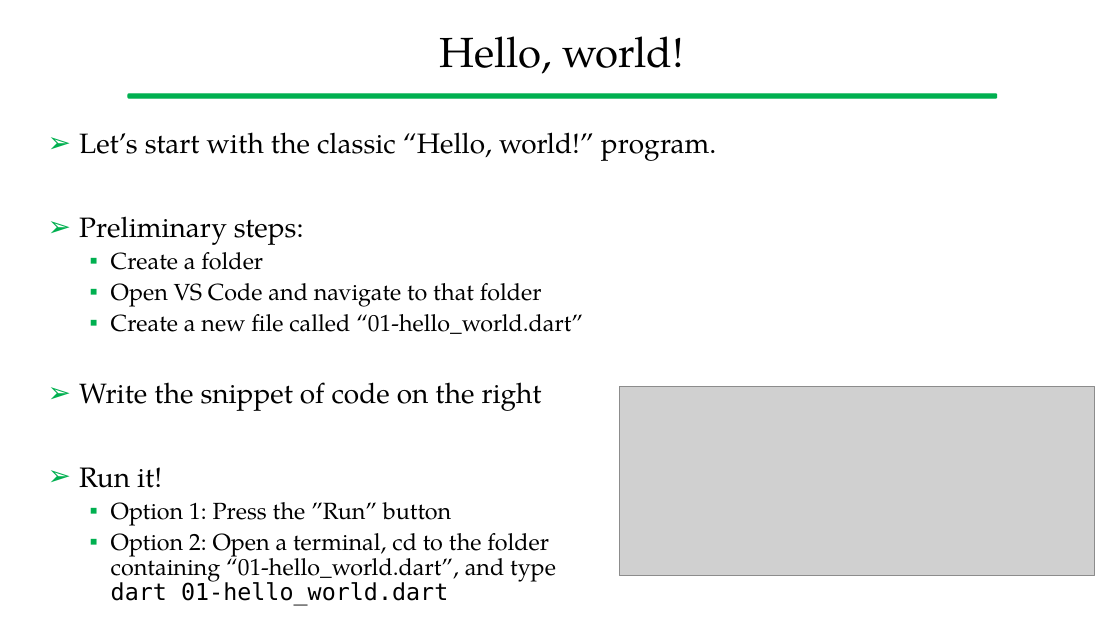
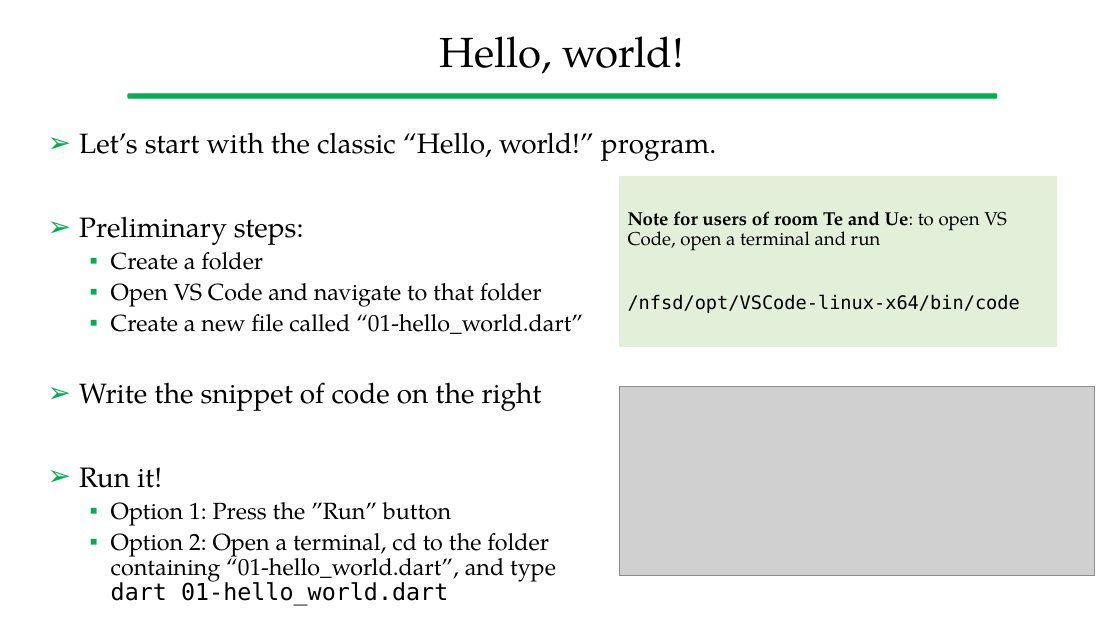
Before and after one commit to gcappon/bwthw, a slide deck: slide 7 of lab_02-dart_101_part_1/lab_02-dart_101_part_1.pptx (slide 6 before the commit). Drawn at 1120x630 pixels with LibreOffice and Linux fonts; fonts in the diff are those of the drawing; grey boxes stand for pictures. Boxes give left, top, right and bottom in pixels: in the first picture for what was removed or moved away, otherwise in the second. Text is boxed around its words. In the diff, an @@ line names an element or a change of style, - is before the commit and + after.

```diff
--- a/lab_02-dart_101_part_1/lab_02-dart_101_part_1.pptx
+++ b/lab_02-dart_101_part_1/lab_02-dart_101_part_1.pptx
@@ rectangle added at (619,176,1058,346), fill #E2F0D9, 16 pt, text #000000 @@
+Note for users of room Te and Ue: to open VS Code, open a terminal and run
+/nfsd/opt/VSCode-linux-x64/bin/code
```
Also in this commit, not shown: 2 slides added, 4 other files.
